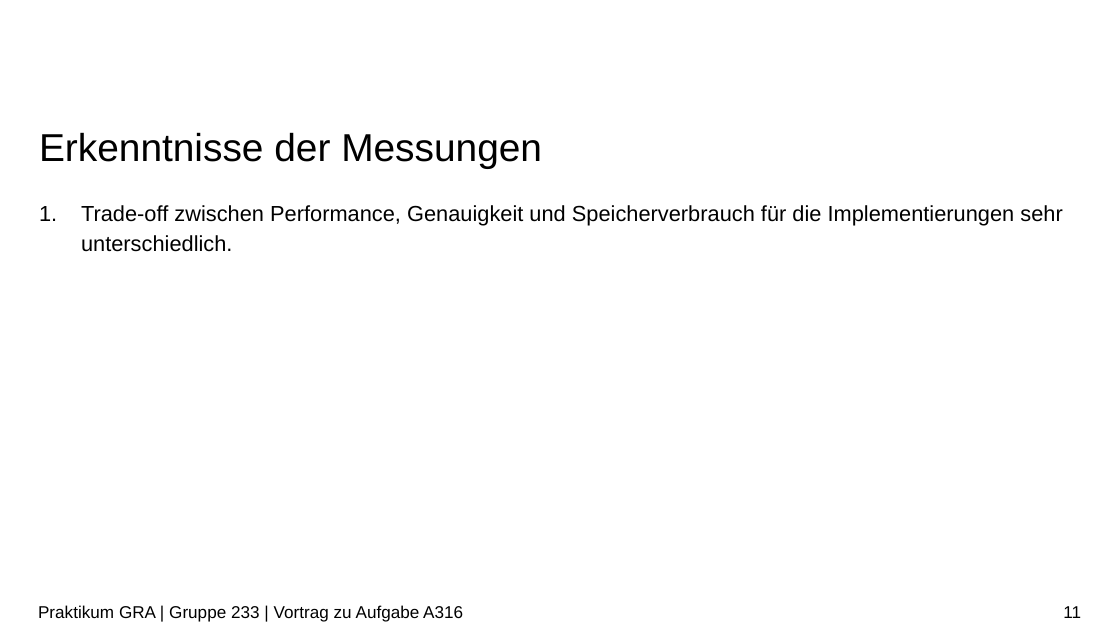
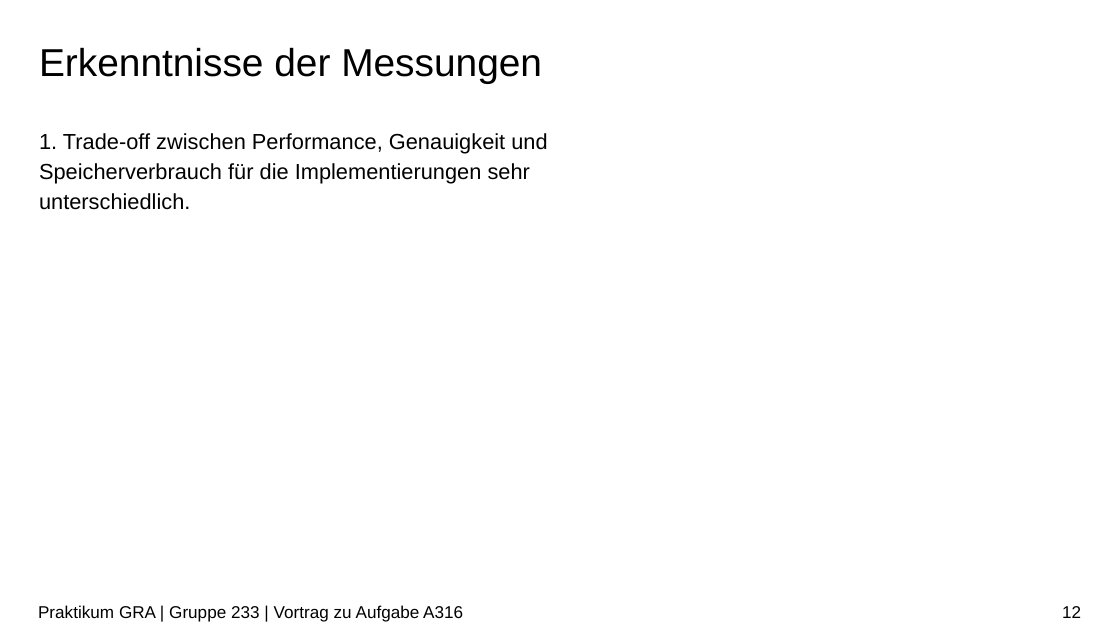
Before and after one commit to ludwiggr/ArSinH, a slide deck: slide 12 of Vortrag/Vortrag.pptx (slide 11 before the commit). Drawn at 1120x630 pixels with LibreOffice and Linux fonts; fonts in the diff are those of the drawing; background and template pictures are left out. Boxes give left, top, right and bottom in pixels: in the first picture for what was removed or moved away, otherwise in the second. Text is boxed around its words. In the diff, an @@ line names an element or a change of style, - is before the commit and + after.

```diff
--- a/Vortrag/Vortrag.pptx
+++ b/Vortrag/Vortrag.pptx
@@ title "Erkenntnisse der Messungen": place and size @@
-title "Erkenntnisse der Messungen" at bbox=[39, 132, 542, 168]
+title "Erkenntnisse der Messungen" at bbox=[39, 47, 542, 84]
@@ text at bbox=[39, 133, 547, 210]: text changed @@
-1. Trade-off zwischen Performance, Genauigkeit und Speicherverbrauch für die Implementierungen sehr unterschiedlich.
+1. Trade-off zwischen Performance, Genauigkeit und Speicherverbrauch für die Implementierungen sehr unterschiedlich.
@@ page number at bbox=[1062, 606, 1081, 618]: text changed @@
-11
+12
```
Also in this commit, not shown: 13 other slides changed, 3 slides added, 1 slide removed, 5 other files.
